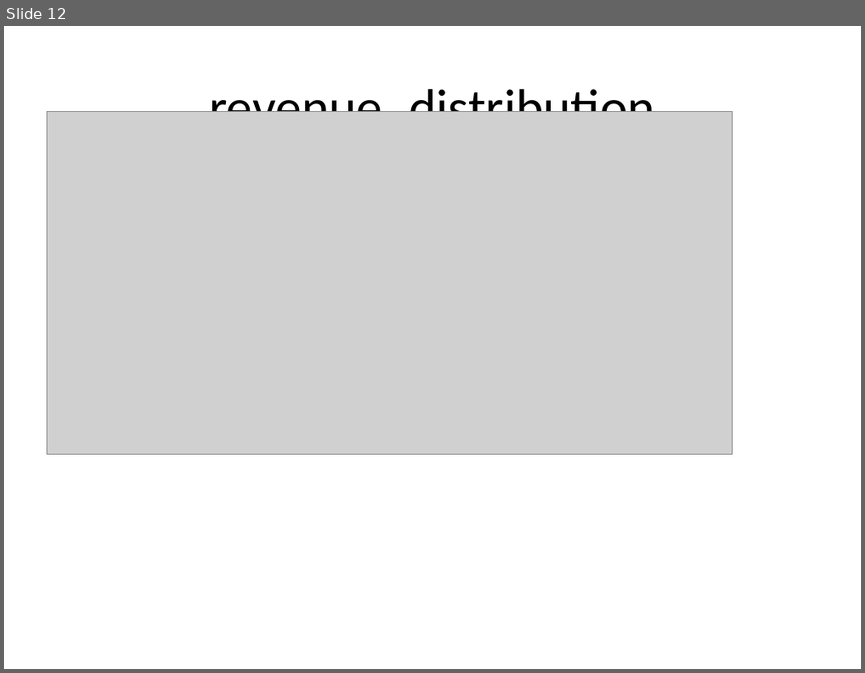
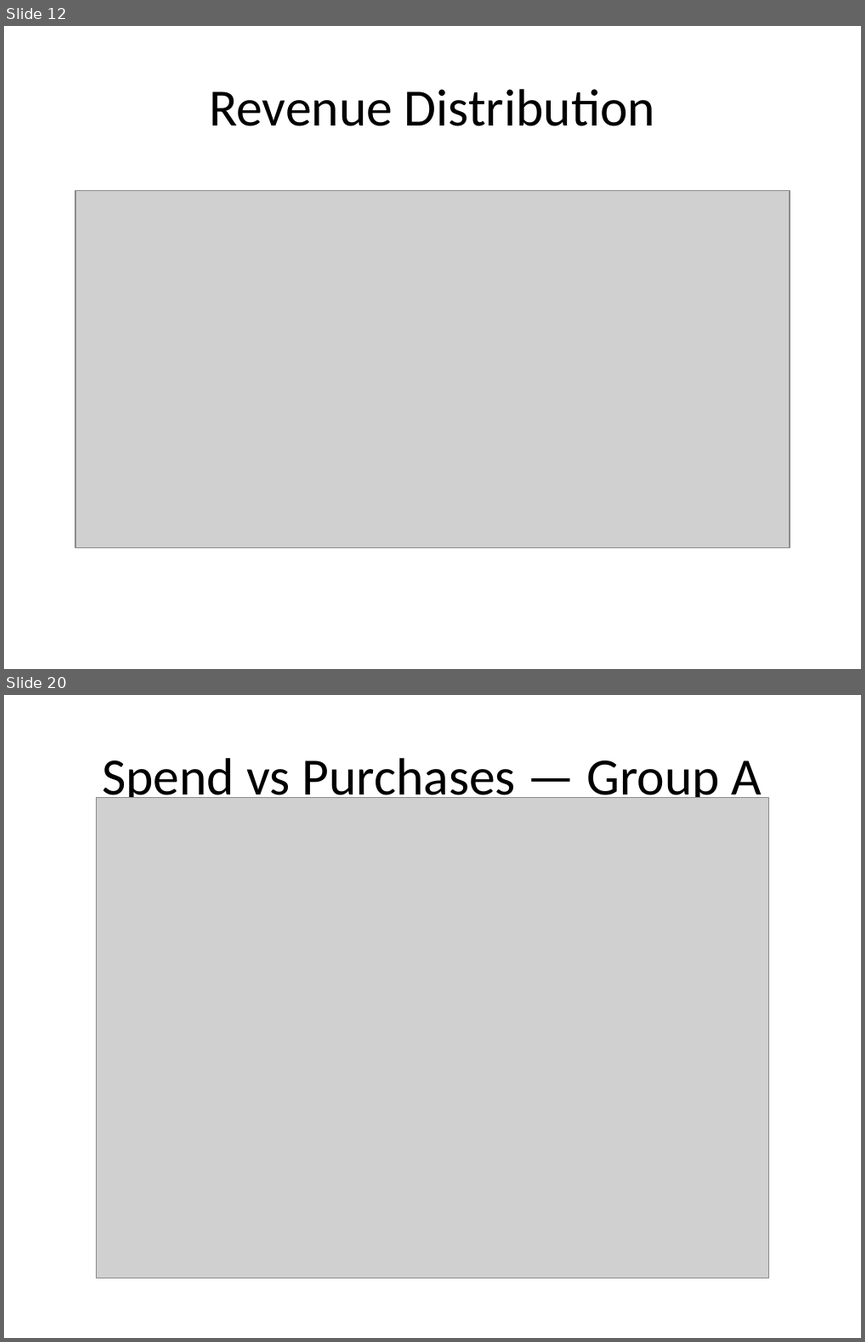
Before and after one commit to cathelenegeorge/CampAIgn-Analytics, a slide deck: reports/final_report.pptx. Shown one above the other, each under a label of ours: slide 12 before the commit, slides 12 and 20 after it; the slides between them are not shown. The pictures are 865x673 and 865x1342 pixels, drawn with LibreOffice and Linux fonts; fonts in the diff are those of the drawing; grey boxes stand for pictures. Boxes give left, top, right and bottom in pixels: in the first picture for what was removed or moved away, otherwise in the second. Text is boxed around its words. In the diff, an @@ line names an element or a change of style, - is before the commit and + after.

```diff
--- a/reports/final_report.pptx
+++ b/reports/final_report.pptx
@@ slide 20 added at (4, 695, 861, 1338), background #FFFFFF @@
@@ title added at (102, 758, 762, 807), 44 pt, text #000000 @@
+Spend vs Purchases — Group A
@@ picture added at (97, 798, 768, 1277) @@
@@ slide 12 changed as well @@
@@ title at (209, 89, 655, 126): text changed @@
-revenue_distribution
+Revenue Distribution
@@ picture: place and size @@
-picture at (46, 112, 732, 454)
+picture at (75, 191, 789, 548)
```
Also in this commit, not shown: 7 other slides changed, 12 other slides added, 4 slides removed, 27 other files.
